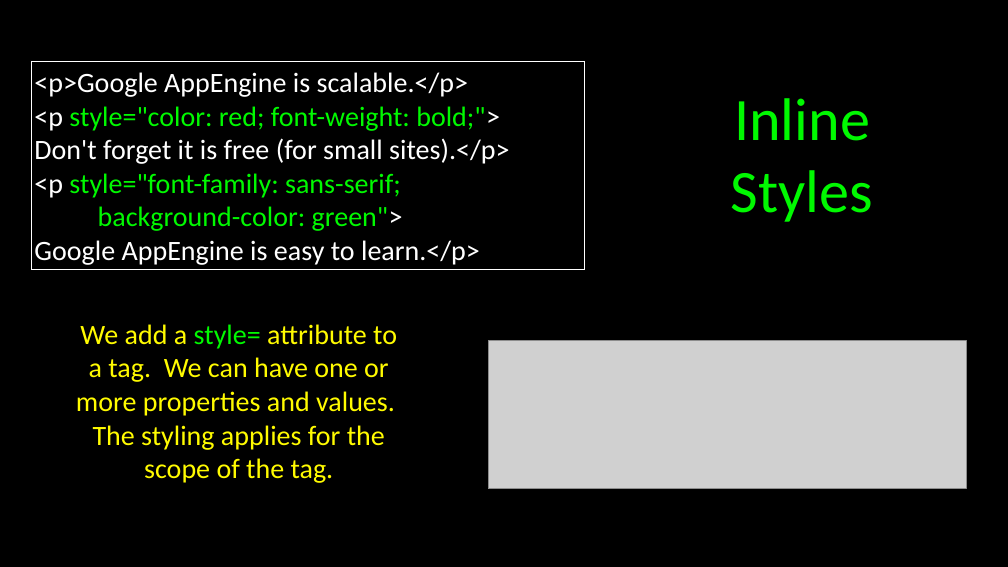
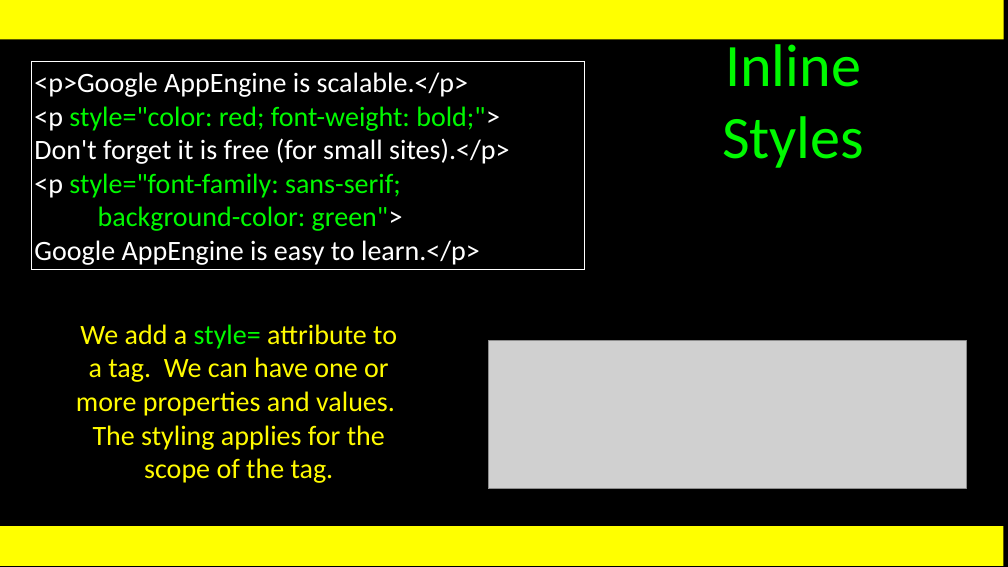
Before and after one commit to csev/wa4e, a slide deck: slide 13 of lectures/Web-03-CSS.ppt (slide 14 before the commit). Drawn at 1008x567 pixels with LibreOffice and Linux fonts; fonts in the diff are those of the drawing; grey boxes stand for pictures. Boxes give left, top, right and bottom in pixels: in the first picture for what was removed or moved away, otherwise in the second. Text is boxed around its words. In the diff, an @@ line names an element or a change of style, - is before the commit and + after.

```diff
--- a/lectures/Web-03-CSS.ppt
+++ b/lectures/Web-03-CSS.ppt
@@ rectangle added at bbox=[0, 0, 1004, 40], fill #FFFF00 @@
@@ title "Inline Styles": place and size @@
-title "Inline Styles" at bbox=[731, 98, 873, 222]
+title "Inline Styles" at bbox=[722, 36, 864, 168]
@@ title "Inline Styles" at bbox=[722, 36, 864, 168]: vertical alignment bottom to middle @@
@@ rectangle added at bbox=[0, 526, 1004, 566], fill #FFFF00 @@
```
Also in this commit, not shown: 29 other slides changed, 4 slides added, 5 slides removed, 1 other file.
